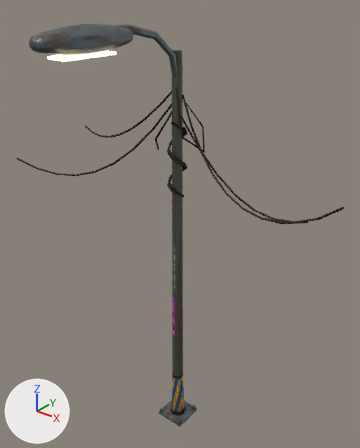
The glTF model src/assets/models/env_lamp.glb as it was, and as the next commit left it.
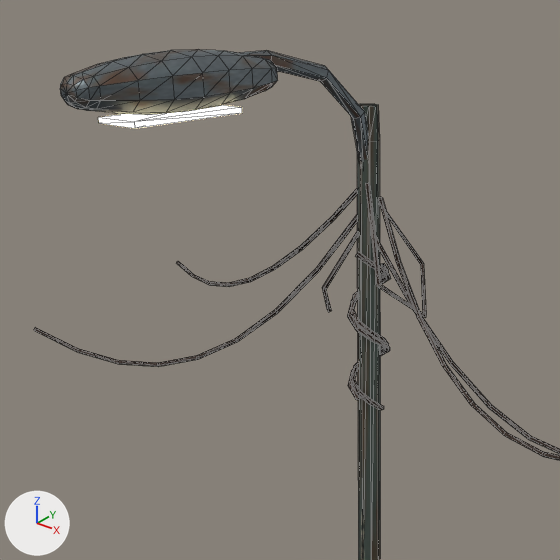
Old and new are each drawn whole from a 50 mm camera at (2.02, -2.5, 3.38) aimed at (0.1, -0.1, 1.89) and again close up on the part from 0% to 75% of the width and 0% to 60% of the height. The lights are fixed; the arrows at lower left show +X, +Y and +Z. The older version's two pictures come first. The close-ups show mesh edges as thin lines. Where no turn or scale is listed for an object, it has been applied to the vertices. Vertices at exactly the same position are counted once.

Objects in the first close-up: 'env_lamp_body'.
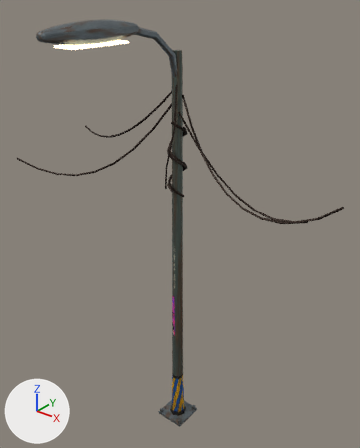
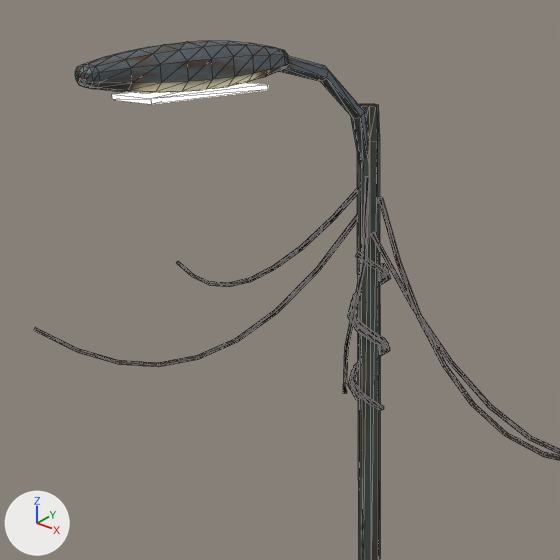
What the commit changed:
me_env_lamp_body is used by ob_env_lamp_body; location (0.0, 0.0, 0.0).
me_env_lamp_body had 599 vertices, 1100 faces and spanned x -1.25..1.13, y -1.05..0.24, z 0.0..3.19.
me_env_lamp_body now has 607 vertices, 1116 faces and spans x -1.25..1.13, y -1.01..0.24, z 0.0..3.21.
me_env_lamp_body part 1: a new loose piece, a box spanning x -0.07..0.07, y -0.87..-0.49, z 3.086..3.098, in mat_lamp.
me_env_lamp_body part 2: a new loose piece of 16 vertices spanning x -0.03..0.07, y -0.17..-0.02, z 2.12..2.8, in mat_main.
me_env_lamp_body part 3: the loose piece of 28 vertices spanning x -0.16..0.23, y -0.11..0.13, z 2.35..2.78 is deleted.
me_env_lamp_body part 4: the loose piece of 8 vertices spanning x -0.06..0.06, y -0.92..-0.58, z 3.04..3.05 is deleted.
Part 5, on me_env_lamp_body:
110 vertices are removed from x -0.11..0.11, y -1.05..-0.42, z 3.05..3.19.
220 faces are deleted.
110 vertices are added at x -0.08..0.08, y -1.01..-0.36, z 3.09..3.21.
12 new vertices lie (0.0, 0.07, 0.0) away from vertices in x -0.08..0.08, y -0.83..-0.69, z 3.09..3.21.
8 new vertices lie (0.0, 0.07, 0.0) away from vertices in x -0.08..0.08, y -0.69, z 3.1..3.2.
260 new faces join them, mat_main.

Location of each change, (x1, y1, x2, y2) in pixels of the close-ups (560 x 560 px; the box of a moved part takes in the faces that stretch with it):
'env_lamp_body', reshaped
    before: (34, 49, 560, 560)
    after: (34, 41, 560, 560)
part 1 of me_env_lamp_body, added
    after: (112, 83, 268, 104)
part 2 of me_env_lamp_body, added
    after: (343, 176, 369, 393)
part 3 of me_env_lamp_body, deleted
    before: (322, 183, 426, 318)
part 4 of me_env_lamp_body, deleted
    before: (98, 105, 242, 128)
part 5 of me_env_lamp_body, moved or reshaped
    before: (60, 49, 278, 115)
    after: (75, 41, 289, 93)
